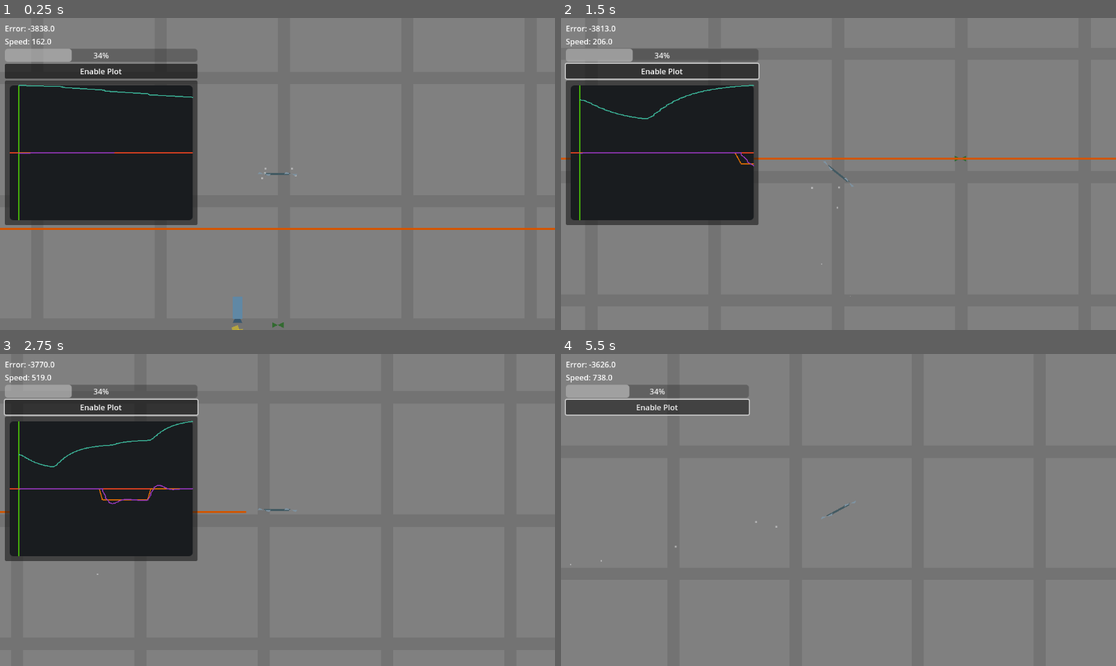
Above: before the commit, frames 1-4 (two rows, left to right).
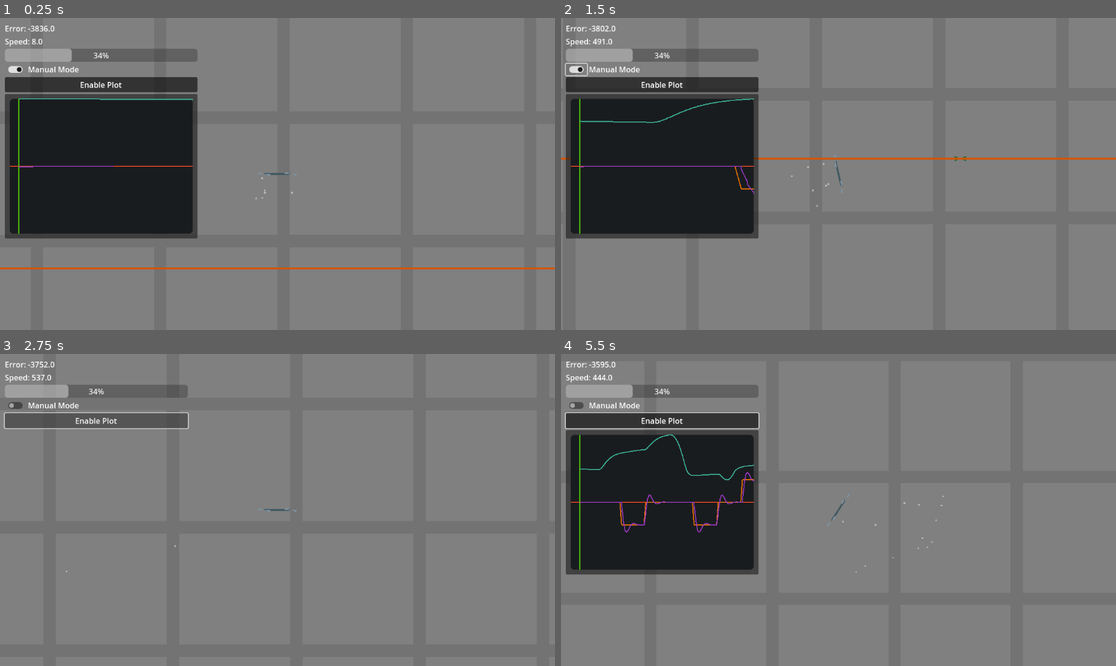
Above: after the commit, the same moments.

Repository: NattHerman/control
Game: Godot game, scene res://main.tscn
Two runs of this game, one before a commit and one after it. Both use one fixed random seed, a clock stepped at 60 frames per second and the inputs below. The engine's default icon, where the game draws it, is replaced by a stand-in: a white triangle on a blue panel in a dark square.
Inputs (mouse positions are in pixels of both pictures, inside the frame that each line leads up to):
- Up to frame 1 (0.25 s): no input
- Up to frame 2 (1.5 s): click (577, 71) at 0.52 s; tap Enter (ui_accept) at 1.25 s; move the mouse to (960, 158) at 1.27 s; hold D (lean_right) from 1.28 s (still down); hold Shift (pan_speed_increase) from 1.28 s (still down); click (960, 158) at 1.42 s
- Up to frame 3 (2.75 s): tap Enter (ui_accept) at 1.52 s; release D (lean_right) at 2 s; release Shift (pan_speed_increase) at 2 s; click "Enable Plot" at 2 s
- Up to frame 4 (5.5 s): drag from (727, 525) to (810, 572) at 2.77 s; move the mouse to (894, 441) at 3.52 s; hold D (lean_right) 3.53-4.25 s; hold Mouse wheel down (zoom_out) 3.53-4.25 s; drag from (810, 572) to (672, 463) at 4.27 s; move the mouse to (1005, 556) at 5.02 s; hold A (lean_left) from 5.03 s (still down); hold Mouse wheel up (zoom_in) from 5.03 s (still down); tap Enter (ui_accept) at 5.27 s

The runs differ from the first frame. In frame 1, 6.9% of the frame differs, in the area x 0-100%, y 2-100%; in frame 2, 5.6%; in frame 3, 18%; in frame 4, 19%, in the area x 0-69%, y 2-71%.

Commit message:
create manual mode

Diff:
--- a/drone/drone.gd
+++ b/drone/drone.gd
@@ -11,7 +11,17 @@
 
 var gravity: float = 981
 var world_gravity: float = 981
+var max_thrust: float
 var r: float = 1.0
+@export var lean_angle: float = PI / 3
+
+var manual_mode: bool = true:
+	get:
+		return ui_values.manual_mode
+
+var drag_coefficient: float = 0.3
+var crossectional_area: float =  2.0
+var air_density: float = 1.293 * 0.001
 
 @onready var left_thruster = %LeftPropeller
 @onready var right_thruster = %RightPropeller
@@ -32,37 +42,47 @@
 	get:
 		return Vector3(x_controller.Kp, x_controller.Ki, x_controller.Kd)
 
+
 func _ready() -> void:
 	r = absf(right_thruster.position.x)
 	inertia = mass * r**2
 
+	# Update PD values for PID controllers
 	y_controller.PD_critically_dampened(mass)
 	x_controller.PD_critically_dampened(mass)
 	angle_controller.PD_critically_dampened(mass*r)
 	angle_controller.Kp *= 6
 
+	# Wail untill after phyisics process frame to get gravity
 	await get_tree().process_frame
 	gravity = get_gravity().length()
 
 	var Gs = 6
-	left_thruster.max_thrust = mass * world_gravity * Gs
-	right_thruster.max_thrust = mass * world_gravity * Gs
+	max_thrust = mass * world_gravity * Gs
+	left_thruster.max_thrust = max_thrust
+	right_thruster.max_thrust = max_thrust
 
 
 func _physics_process(delta: float) -> void:
 	var yerror: float = reference_position.y - position.y
 
 	var yu_pid: float = y_controller.control(yerror, delta)
-	var yu_nom: float = -gravity * mass
+	var yu_nom: float = -gravity * mass / abs(cos(rotation))
 
-	var yu: float = yu_pid + yu_nom
+	var throttle: float = Input.get_axis("decrease_propulsion", "increase_propulsion")
+	var nominal_thrust_factor: float = (1 + throttle * 5)
+	var yu: float
+	if manual_mode:
+		yu = yu_nom * nominal_thrust_factor
+	else:
+		yu = yu_pid + yu_nom
 
 	var xerror: float = reference_position.x - position.x
 	var xu: float = x_controller.control(xerror, delta)
 
 	#reference_angle = atan2(xu, -yu)
 	var lean_dir = Input.get_axis("lean_left", "lean_right")
-	reference_angle = lean_dir * PI/6
+	reference_angle = lean_dir * lean_angle
 
 	var angle_error: float = reference_angle - global_rotation
 
@@ -72,11 +92,15 @@
 		angle_error -= 2*PI
 
 	var angle_u_pid = angle_controller.control(angle_error, delta)
-
 	apply_torque(angle_u_pid * r)
 
-	left_thruster.current_thrust = -yu
-	right_thruster.current_thrust = -yu
+	left_thruster.current_thrust = -yu * 0.5
+	right_thruster.current_thrust = -yu * 0.5
+
+	# Apply air resistance
+	var v2: float = linear_velocity.length_squared()
+	var drag: float =  0.5 * v2 * air_density * crossectional_area
+	apply_force(-linear_velocity.normalized() * drag)
 
 	ui_values.speed = linear_velocity.length()
 	if Time.get_ticks_msec() % 10 == 0:
--- a/project.godot
+++ b/project.godot
@@ -68,18 +68,32 @@
 lean_left={
 "deadzone": 0.2,
 "events": [Object(InputEventKey,"resource_local_to_scene":false,"resource_name":"","device":-1,"window_id":0,"alt_press …(191 unchanged characters)…
+, Object(InputEventJoypadMotion,"resource_local_to_scene":false,"resource_name":"","device":-1,"axis":0,"axis_value":-1.0,"script":null)
 ]
 }
 lean_right={
 "deadzone": 0.2,
 "events": [Object(InputEventKey,"resource_local_to_scene":false,"resource_name":"","device":-1,"window_id":0,"alt_press …(192 unchanged characters)…
+, Object(InputEventJoypadMotion,"resource_local_to_scene":false,"resource_name":"","device":-1,"axis":0,"axis_value":1.0,"script":null)
+]
+}
+increase_propulsion={
+"deadzone": 0.2,
+"events": [Object(InputEventKey,"resource_local_to_scene":false,"resource_name":"","device":-1,"window_id":0,"alt_pressed":false,"shift_pressed":false,"ctrl_pressed":false,"meta_pressed":false,"pressed":false,"keycode":0,"physical_keycode":87,"key_label":0,"unicode":119,"location":0,"echo":false,"script":null)
+, Object(InputEventJoypadMotion,"resource_local_to_scene":false,"resource_name":"","device":-1,"axis":3,"axis_value":-1.0,"script":null)
+]
+}
+decrease_propulsion={
+"deadzone": 0.2,
+"events": [Object(InputEventKey,"resource_local_to_scene":false,"resource_name":"","device":-1,"window_id":0,"alt_pressed":false,"shift_pressed":false,"ctrl_pressed":false,"meta_pressed":false,"pressed":false,"keycode":0,"physical_keycode":83,"key_label":0,"unicode":115,"location":0,"echo":false,"script":null)
+, Object(InputEventJoypadMotion,"resource_local_to_scene":false,"resource_name":"","device":-1,"axis":3,"axis_value":1.0,"script":null)
 ]
 }
 
 [physics]
 
-common/physics_ticks_per_second=240
-common/max_physics_steps_per_frame=32
+common/physics_ticks_per_second=120
+common/max_physics_steps_per_frame=16
 2d/default_gravity=981.0
 2d/default_linear_damp=0.0
 
--- a/ui/ui.gd
+++ b/ui/ui.gd
@@ -23,3 +23,7 @@
 
 func _on_toggle_plot_toggled(toggled_on: bool) -> void:
 	plot.visible = toggled_on
+
+
+func _on_manual_mode_toggle_toggled(toggled_on: bool) -> void:
+	ui_values.manual_mode = toggled_on
--- a/ui/ui.tscn
+++ b/ui/ui.tscn
@@ -38,6 +38,17 @@
 layout_mode = 2
 max_value = 1.0
 
+[node name="HBoxContainer" type="HBoxContainer" parent="MarginContainer/VBoxContainer"]
+layout_mode = 2
+
+[node name="ManualModeToggle" type="CheckButton" parent="MarginContainer/VBoxContainer/HBoxContainer"]
+layout_mode = 2
+button_pressed = true
+
+[node name="Label" type="Label" parent="MarginContainer/VBoxContainer/HBoxContainer"]
+layout_mode = 2
+text = "Manual Mode"
+
 [node name="TogglePlot" type="Button" parent="MarginContainer/VBoxContainer"]
 unique_name_in_owner = true
 layout_mode = 2
@@ -49,4 +60,5 @@
 unique_name_in_owner = true
 layout_mode = 2
 
+[connection signal="toggled" from="MarginContainer/VBoxContainer/HBoxContainer/ManualModeToggle" to="." method="_on_manual_mode_toggle_toggled"]
 [connection signal="toggled" from="MarginContainer/VBoxContainer/TogglePlot" to="." method="_on_toggle_plot_toggled"]
--- a/ui/ui_values.gd
+++ b/ui/ui_values.gd
@@ -9,3 +9,5 @@
 var position_data := DataSeries.new("Height", 	[], Color(0.236, 0.71, 0.598, 1.0))
 var angle_data := DataSeries.new("Angle", 	[], Color(0.609, 0.223, 0.755, 1.0), Vector2(1000, 44.76825))
 var angle_ref_data := DataSeries.new("AngleRef", [], Color(0.953, 0.459, 0.0, 1.0), Vector2(1000, 2*PI*7.125))
+
+var manual_mode: bool = true
--- a/world.tscn
+++ b/world.tscn
@@ -27,10 +27,8 @@
 
 [node name="GroundCollision" type="CollisionShape2D" parent="."]
 shape = SubResource("WorldBoundaryShape2D_gv5m4")
-disabled = true
 
 [node name="GroundPolygon" type="Polygon2D" parent="."]
-visible = false
 z_index = 1
 texture_filter = 1
 texture_repeat = 2
